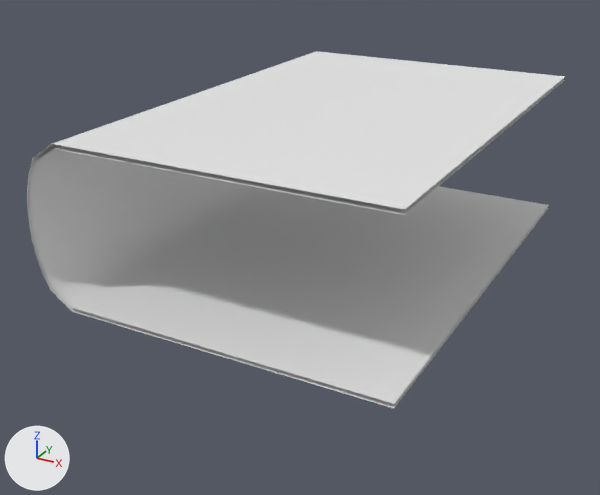
What one commit did to the FBX model DungeonGenerator/Assets/Models/wall_side.fbx.
Both versions are drawn from a camera (50 mm lens) standing at (5.39, -9.17, 3.53) and looking at (0.61, -0.49, -0.82). Every picture has the same lights, and +X, +Y and +Z are marked at lower left. Where no turn or scale is listed for an object, it has been applied to the vertices.

The first picture shows 'wall_side'.
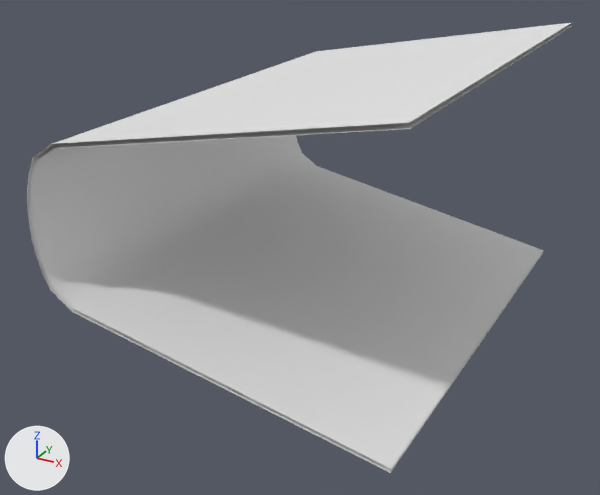
The change, as a list of edits to the scene's bpy script:
```text
Change me_mesh:
    where me_mesh.from_pydata(...)  # 52 vertices, 24 faces; spans x -1.5..3.0, y -3.0..3.0, z -1.0..1.0
    used by ob_wall_side; location = (0.0, 0.0, 0.0)
    me_mesh part 1
    me_mesh.vertices[0].co: (3.0, -3.0, -1.0) -> (3.0, -3.0, -1.75)  # pixel (393, 408) -> pixel (390, 473)
    me_mesh.vertices[13].co: (3.0, 3.0, -1.0) -> (3.0, 3.0, -1.75)  # pixel (548, 208) -> pixel (542, 253)
    me_mesh.vertices[26].co: (3.0, -3.0, -0.95) -> (3.01, -3.0, -1.7)  # pixel (394, 404) -> pixel (391, 469)
    me_mesh.vertices[39].co: (3.0, 3.0, -0.95) -> (3.01, 3.0, -1.7)  # pixel (549, 205) -> pixel (543, 250)
    me_mesh part 2
    me_mesh.vertices[1].co: (3.0, -3.0, 1.0) -> (3.0, -3.0, 1.75)  # pixel (404, 209) -> pixel (409, 122)
    me_mesh.vertices[14].co: (3.0, 3.0, 1.0) -> (3.0, 3.0, 1.75)  # pixel (565, 76) -> pixel (572, 22)
    me_mesh.vertices[27].co: (3.0, -3.0, 0.95) -> (3.01, -3.0, 1.7)  # pixel (404, 215) -> pixel (410, 128)
    me_mesh.vertices[40].co: (3.0, 3.0, 0.95) -> (3.01, 3.0, 1.7)  # pixel (565, 80) -> pixel (572, 26)
```

Location of each change, (x1, y1, x2, y2) in pixels of the pictures (600 x 495 px; the box of a moved part takes in the faces that stretch with it):
'wall_side', reshaped (26% taller): before (27, 51, 565, 408); after (27, 23, 572, 473)
part 1 of me_mesh, moved or reshaped: before (72, 186, 549, 408); after (72, 166, 544, 473)
part 2 of me_mesh, moved or reshaped: before (52, 51, 565, 215); after (52, 23, 572, 148)
